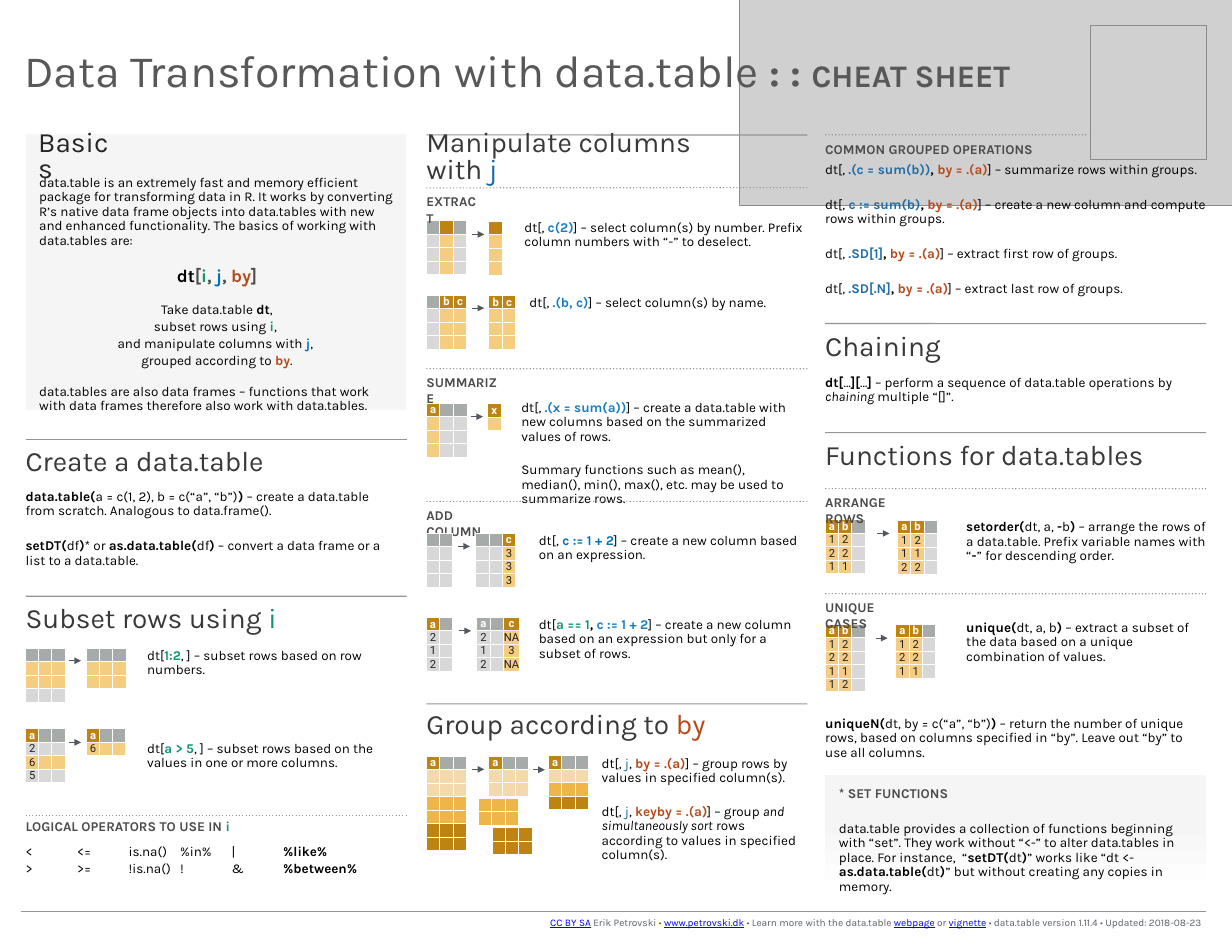
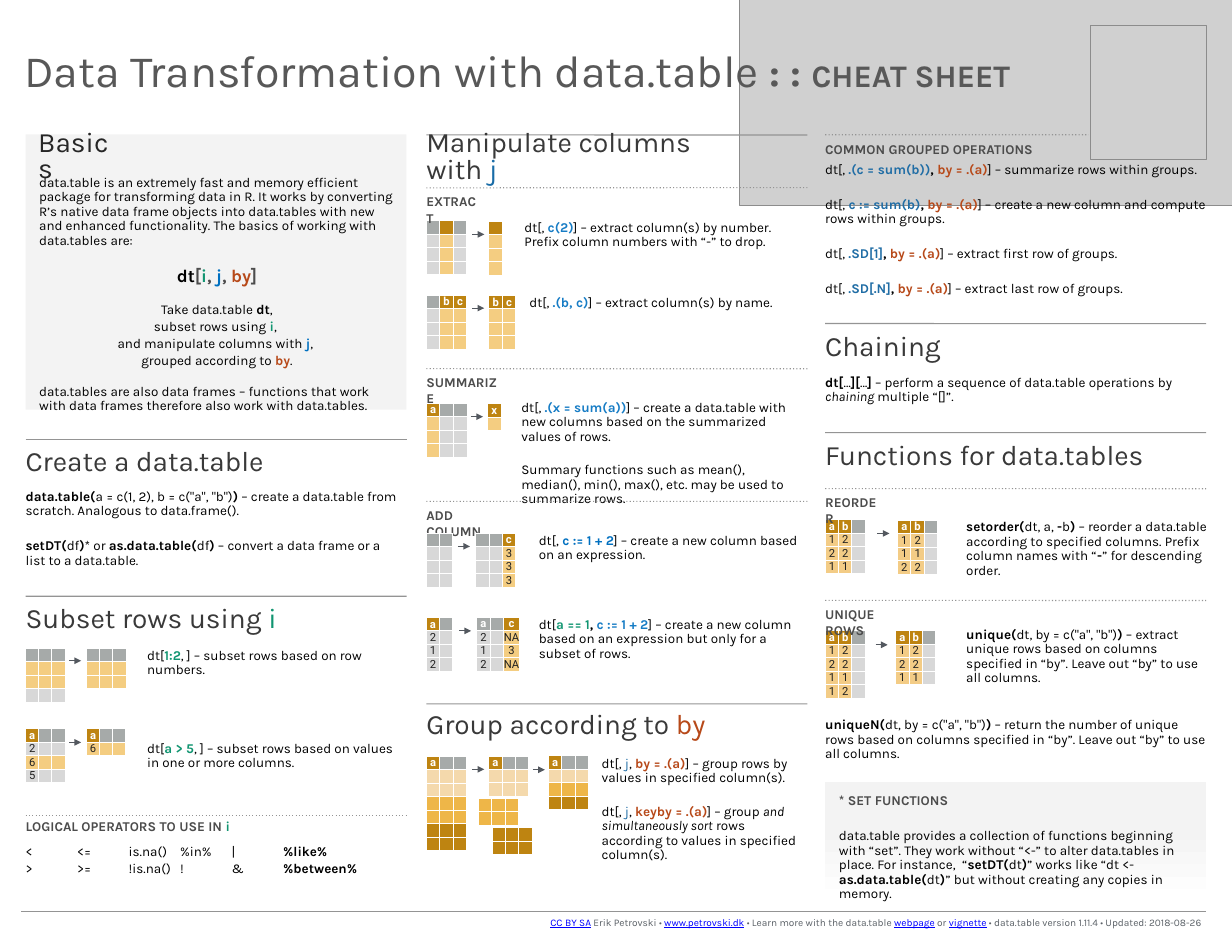
Before and after one commit to rstudio/cheatsheets, a slide deck: slide 1 of powerpoints/datatable.pptx. Drawn at 1232x952 pixels with LibreOffice and Linux fonts; fonts in the diff are those of the drawing; grey boxes stand for pictures. Boxes give left, top, right and bottom in pixels: in the first picture for what was removed or moved away, otherwise in the second. Text is boxed around its words. In the diff, an @@ line names an element or a change of style, - is before the commit and + after.

Commit message:
data.table cheat sheet (version 1.2)

```diff
--- a/powerpoints/datatable.pptx
+++ b/powerpoints/datatable.pptx
@@ text at (524,222,771,249): text changed @@
-  dt[, c(2)] – select column(s) by number. Prefix column numbers with “-” to deselect.
+  dt[, c(2)] – extract column(s) by number. Prefix column numbers with “-” to drop.
@@ text at (529,297,772,310): text changed @@
-  dt[, .(b, c)] – select column(s) by name.
+  dt[, .(b, c)] – extract column(s) by name.
@@ text at (26,491,396,519): text changed @@
-  data.table(a = c(1, 2), b = c(“a”, “b”)) – create a data.table from scratch. Analogous to data.frame().
+  data.table(a = c(1, 2), b = c("a", "b")) – create a data.table from scratch. Analogous to data.frame().
@@ text at (825,498,886,527): text changed @@
-  ARRANGE ROWS
+  REORDER
@@ text at (966,521,1206,575): text changed @@
-  setorder(dt, a, -b) – arrange the rows of a data.table. Prefix variable names with “-” for descending order.
+  setorder(dt, a, -b) – reorder a data.table according to specified columns. Prefix column names with “-” for descending order.
@@ line moved from (825, 593) - (1206, 593) to (825, 601) - (1206, 601) @@
@@ text at (825,610,874,639): text changed @@
-  UNIQUE CASES
+  UNIQUE ROWS
@@ text at (966,629,1198,682): text changed @@
-  unique(dt, a, b) – extract a subset of the data based on a unique combination of values.
+  unique(dt, by = c("a", "b")) – extract unique rows based on columns specified in “by”. Leave out “by” to use all columns.
@@ text at (825,719,1205,758): text changed @@
-  uniqueN(dt, by = c(“a”, “b”)) – return the number of unique rows, based on columns specified in “by”. Leave out “by” to use all columns.
+  uniqueN(dt, by = c("a", "b")) – return the number of unique rows based on columns specified in “by”. Leave out “by” to use all columns.
@@ text at (147,743,393,767): text changed @@
-  dt[a > 5, ] – subset rows based on the values in one or more columns.
+  dt[a > 5, ] – subset rows based on values in one or more columns.
@@ 2 tables, 1 arrow, 1 rectangle: place and size @@
-2 tables, 1 arrow, 1 rectangle at (825,624,1205,893)
+2 tables, 1 arrow, 1 rectangle at (825,631,1205,901)
@@ rectangle at (825,782,1205,901): fill gradient #F5F5F5 to #FFFFFF to gradient #F3F3F3 to #FFFFFF @@
@@ text "* SET FUNCTIONS": place and size @@
-text "* SET FUNCTIONS" at (839,789,1174,895)
+text "* SET FUNCTIONS" at (839,796,1174,902)
@@ text at (550,919,1201,929): text changed @@
-CC BY SA Erik Petrovski • www.petrovski.dk • Learn more with the data.table webpage or vignette • data.table version 1.11.4 • Updated: 2018-08-23
+CC BY SA Erik Petrovski • www.petrovski.dk • Learn more with the data.table webpage or vignette • data.table version 1.11.4 • Updated: 2018-08-26
```
Also in this commit, not shown: 1 other slide changed, 1 other file.
